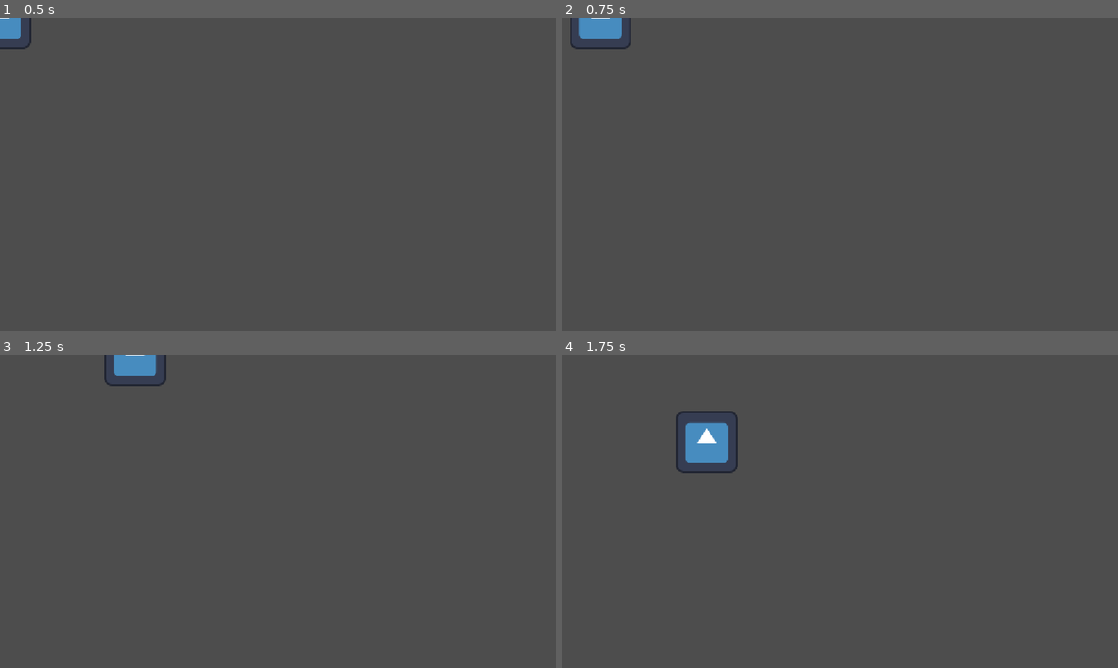
Above: before the commit, frames 1-4 (two rows, left to right).
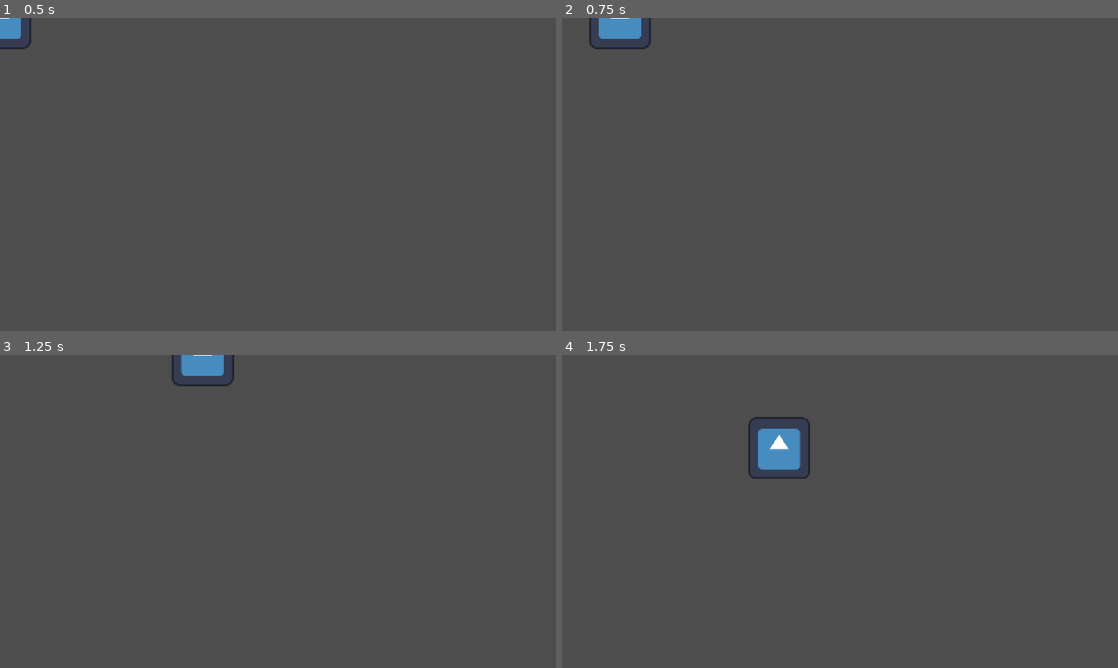
Above: after the commit, the same moments.

Repository: Sepehr-Boz/brackeys-game-jam-2026.2
Game: Godot game, scene res://scenes/game.tscn
Same seed, same stepped clock (60 frames per second), same inputs: the game is played once before the commit and once after it. The engine's default icon, where the game draws it, is replaced by a stand-in: a white triangle on a blue panel in a dark square.
Inputs:
- Up to frame 1 (0.5 s): no input
- Up to frame 2 (0.75 s): tap Enter at 0.5 s; hold Right (move_right) from 0.53 s (still down); hold Shift (sprint, bound only after the commit) from 0.53 s (still down)
- Up to frame 3 (1.25 s): keep holding Right (move_right); keep holding Shift (sprint, bound only after the commit)
- Up to frame 4 (1.75 s): release Right (move_right) at 1.28 s; release Shift (sprint, bound only after the commit) at 1.28 s; hold Down (move_down) from 1.28 s (still down); tap Shift (sprint, bound only after the commit) at 1.35 s

Frame 1 is identical in both runs. In frame 2, 0.6% of the frame differs, in the area x 1-16%, y 0-10%; in frame 3, 1.3%; in frame 4, 2.6%, in the area x 20-45%, y 18-40%.

Commit message:
feat: add sprinting.

Diff:
--- a/project.godot
+++ b/project.godot
@@ -50,6 +50,11 @@
 , Object(InputEventJoypadMotion,"resource_local_to_scene":false,"resource_name":"","device":-1,"axis":1,"axis_value":1.0,"script":null)
 ]
 }
+sprint={
+"deadzone": 0.2,
+"events": [Object(InputEventKey,"resource_local_to_scene":false,"resource_name":"","device":-1,"window_id":0,"alt_pressed":false,"shift_pressed":false,"ctrl_pressed":false,"meta_pressed":false,"pressed":false,"keycode":0,"physical_keycode":4194325,"key_label":0,"unicode":0,"location":0,"echo":false,"script":null)
+]
+}
 
 [physics]
 
--- a/scripts/character_controller.gd
+++ b/scripts/character_controller.gd
@@ -1,14 +1,17 @@
 class_name CharacterController2D
 extends CharacterBody2D
 
-@export var _move_speed = 400
+@export var _walk_speed: float = 400
+@export var _run_speed: float = 600
 
-func get_input():
-	var input_direction = Input.get_vector(
+func get_move_input() -> void:
+	# get input and set velocity
+	var input_direction: Vector2 = Input.get_vector(
 		"move_left", "move_right",
 		"move_up", "move_down").normalized()
-	velocity = input_direction * _move_speed
+	velocity = input_direction * (_run_speed if Input.is_action_pressed("sprint") else _walk_speed)
 
-func _physics_process(delta):
-	get_input()
+func _physics_process(delta) -> void:
+	# move and apply physics
+	get_move_input()
 	move_and_slide()
